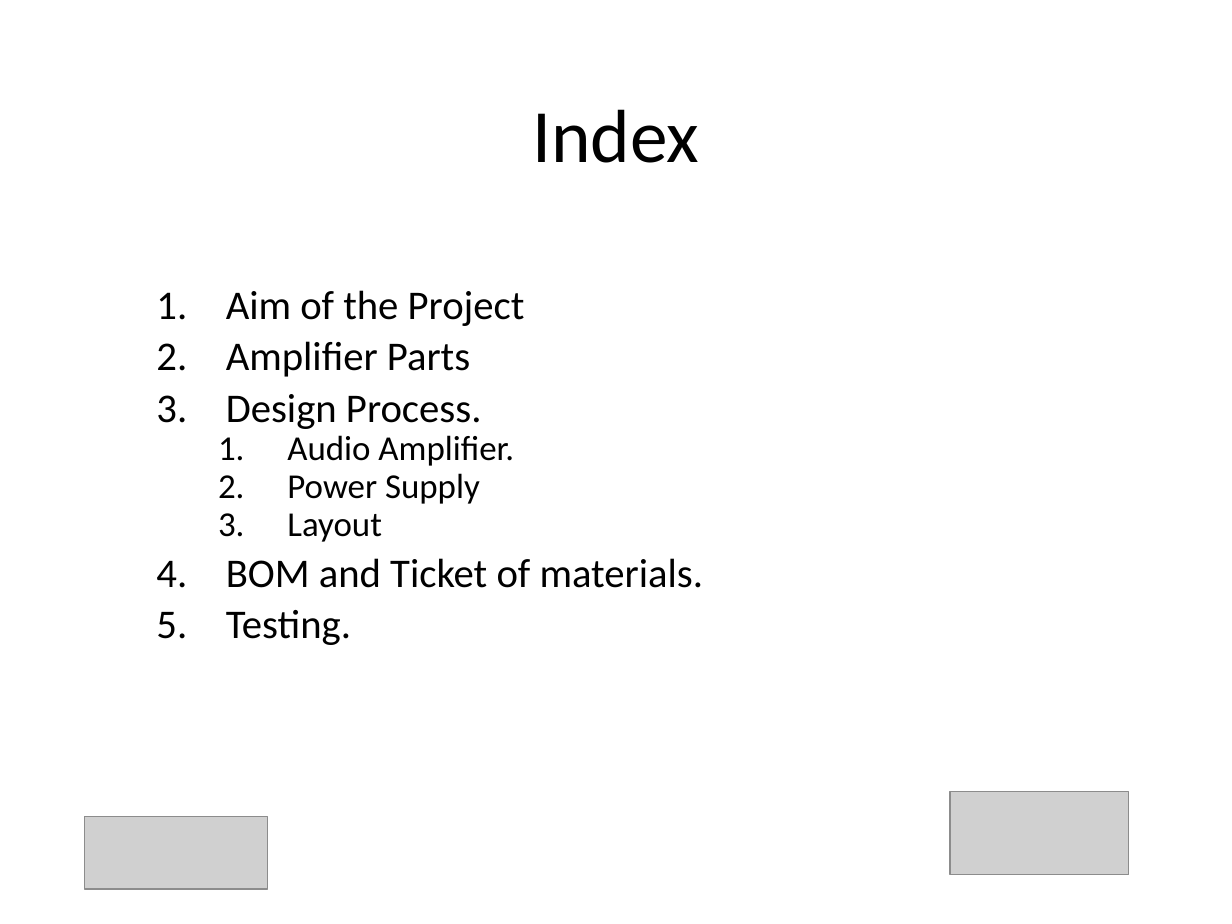
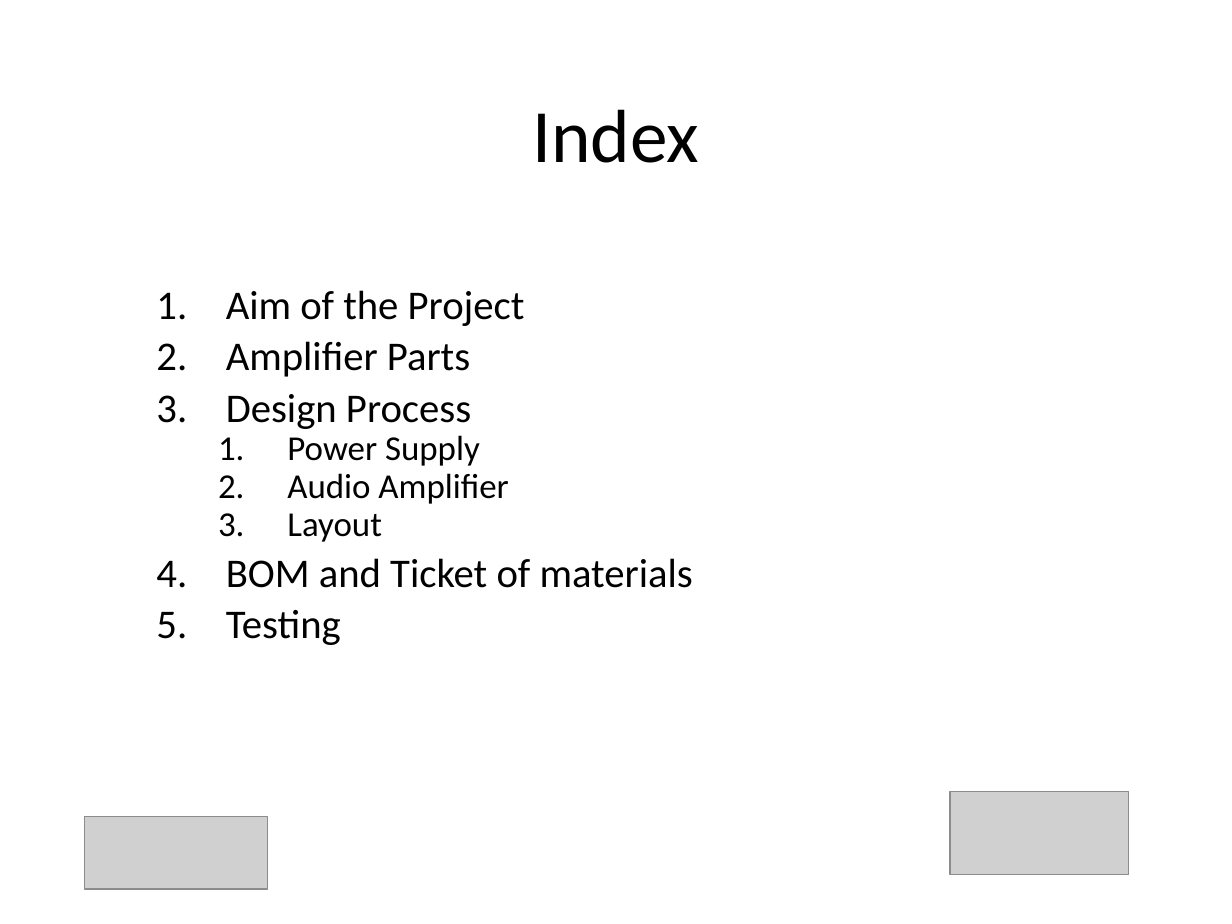
Before and after one commit to Jorjo80/Trabajo-ELAB, a slide deck: slide 2 of Presentacion.pptx. Drawn at 1232x924 pixels with LibreOffice and Linux fonts; fonts in the diff are those of the drawing; grey boxes stand for pictures. Boxes give left, top, right and bottom in pixels: in the first picture for what was removed or moved away, otherwise in the second. Text is boxed around its words. In the diff, an @@ line names an element or a change of style, - is before the commit and + after.

```diff
--- a/Presentacion.pptx
+++ b/Presentacion.pptx
@@ text at <box>226,394,471,429</box>: text changed; size 20.4 to 23.8 pt @@
-3. Design Process.
-  1. Audio Amplifier.
+3. Design Process
@@ text at <box>287,473,508,504</box>: paragraph added @@
+  2. Audio Amplifier
@@ text at <box>226,558,693,645</box>: text changed @@
-4. BOM and Ticket of materials.
-5. Testing.
+4. BOM and Ticket of materials
+5. Testing
```
Also in this commit, not shown: 7 other slides changed.
